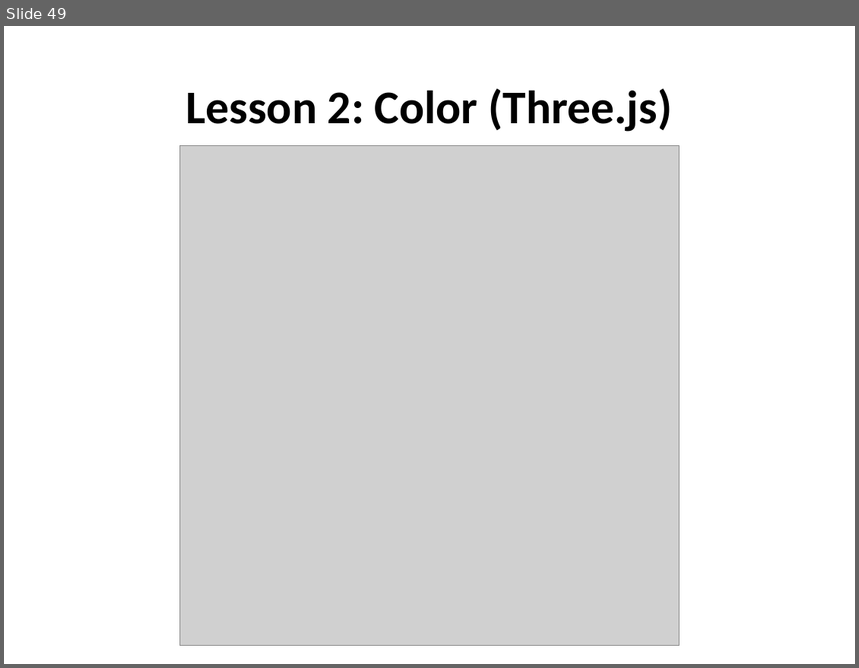
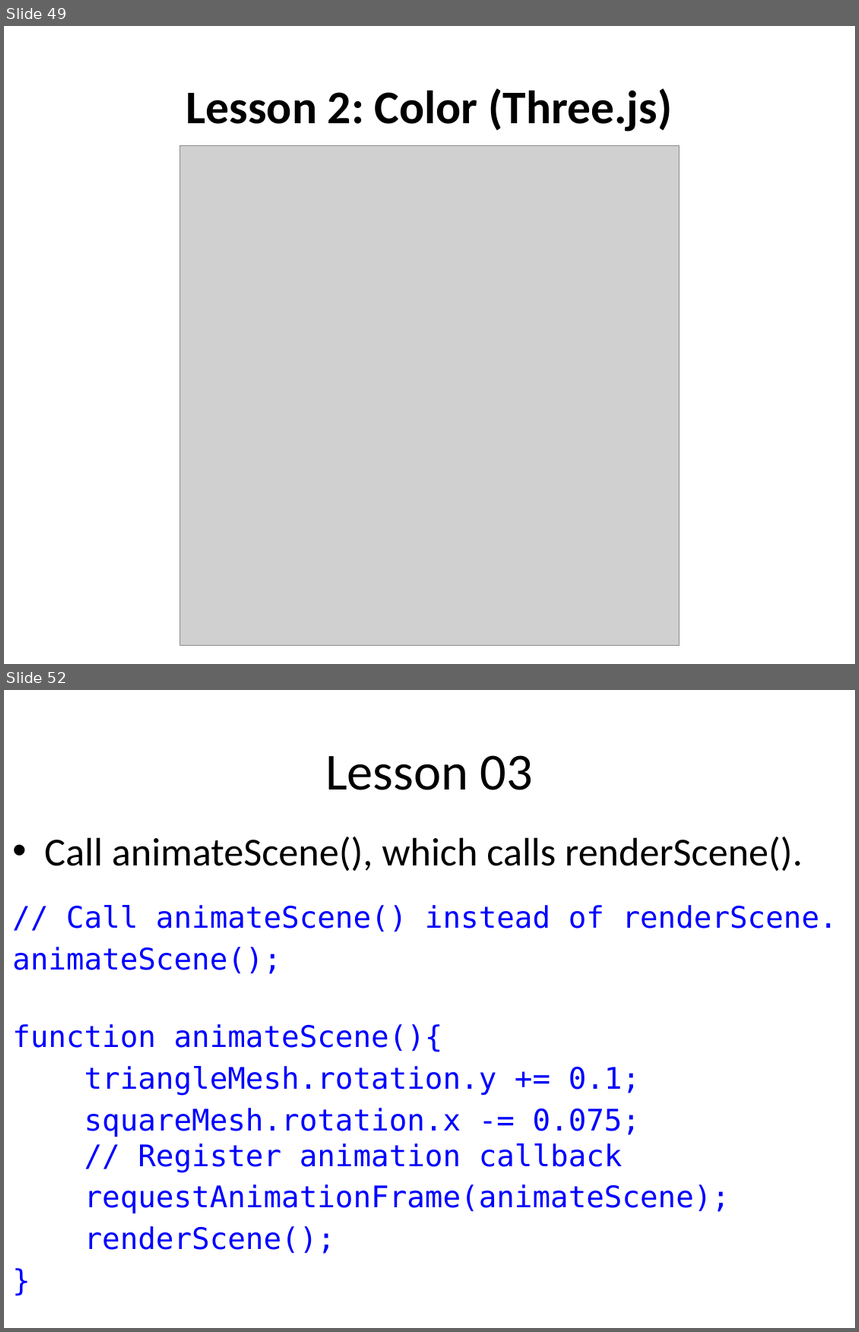
Before and after one commit to uva-graphics/webgl, a slide deck: slides.pptx. Shown one above the other, each under a label of ours: slide 49 before the commit, slides 49 and 52 after it; the slides between them are not shown. The pictures are 859x668 and 859x1332 pixels, drawn with LibreOffice and Linux fonts; fonts in the diff are those of the drawing; grey boxes stand for pictures. Boxes give left, top, right and bottom in pixels: in the first picture for what was removed or moved away, otherwise in the second. Text is boxed around its words. In the diff, an @@ line names an element or a change of style, - is before the commit and + after.

```diff
--- a/slides.pptx
+++ b/slides.pptx
@@ slide 52 added at (4, 690, 855, 1328), background #FFFFFF @@
@@ title added at (325, 755, 533, 790), 44 pt, text #000000 @@
+Lesson 03
@@ text added at (12, 837, 838, 1254), 25.2 pt, text #0000FF @@
+• Call animateScene(), which calls renderScene().
+// Call animateScene() instead of renderScene.
+animateScene();
+function animateScene(){
+triangleMesh.rotation.y += 0.1;
+squareMesh.rotation.x -= 0.075;
+// Register animation callback
+requestAnimationFrame(animateScene);
+renderScene();
+}
```
Also in this commit, not shown: 14 other slides added, 1 slide removed, 1 other file.
